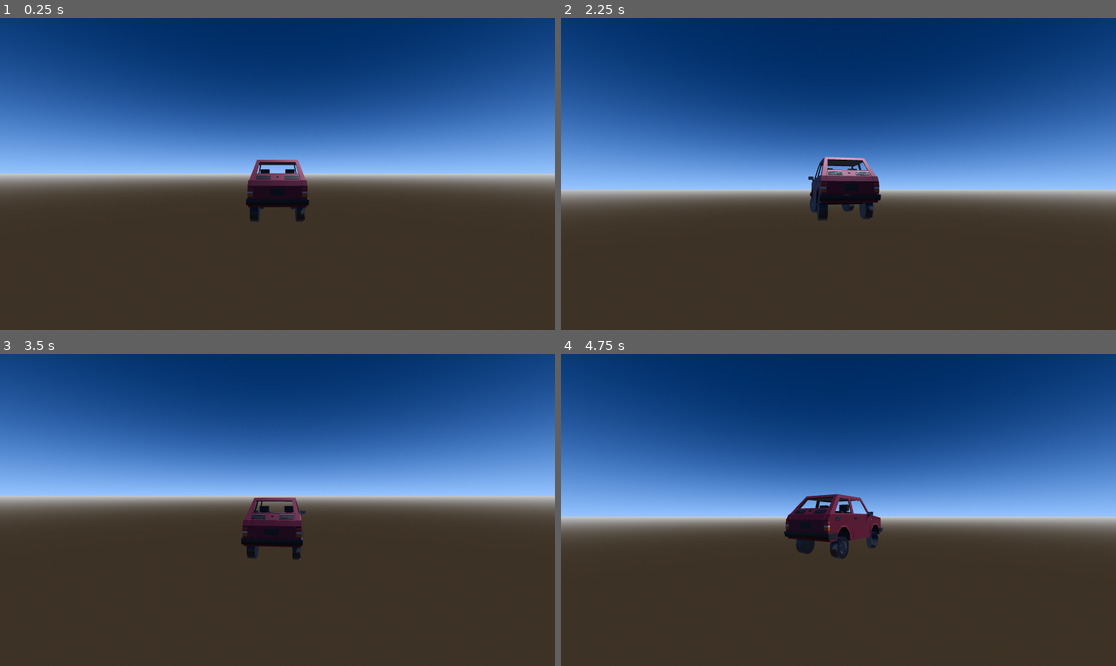
Above: before the commit, frames 1-4 (two rows, left to right).
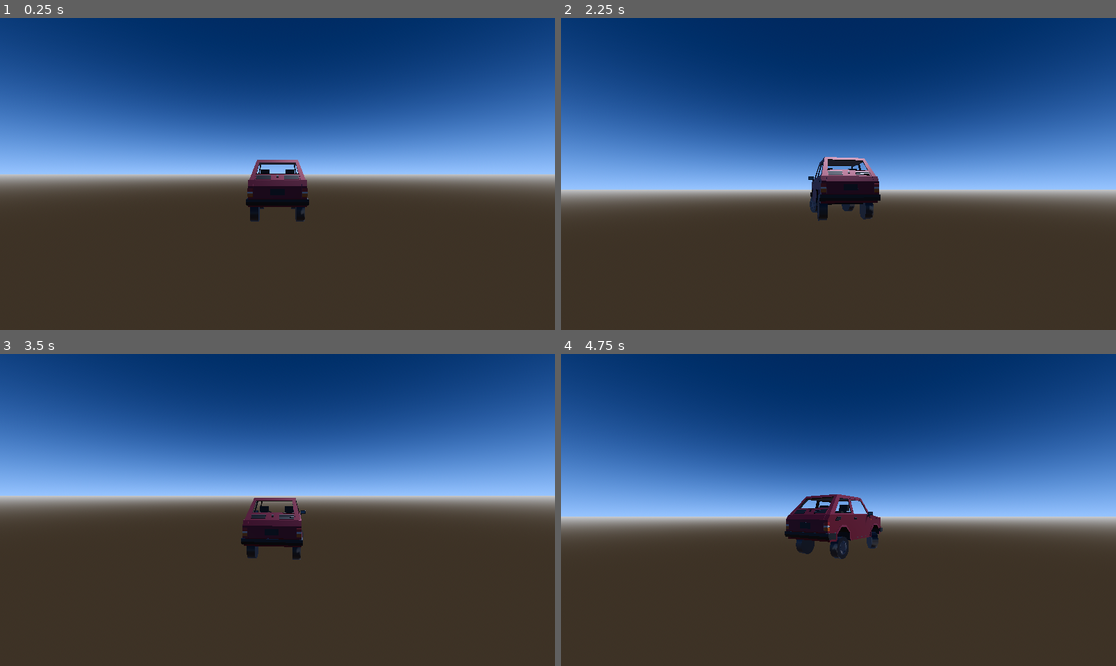
Above: after the commit, the same moments.

Repository: FOSS-Supremacy/OpenLiberty
Game: Godot game, scene res://scenes/single_player.tscn
Same seed, same stepped clock (60 frames per second), same inputs: the game is played once before the commit and once after it.
Inputs (mouse positions are in pixels of both pictures, inside the frame that each line leads up to):
- Up to frame 1 (0.25 s): no input
- Up to frame 2 (2.25 s): tap Enter (ui_accept) at 0.5, 0.77, 1.25, 1.52, 2 s; move the mouse to (866, 174) at 0.52 s; hold D (right) 0.53-1.28 s; tap Down (break) at 0.6 s; click (866, 174) at 0.67 s; move the mouse to (810, 174) at 1.27 s; hold A (left) 1.28-2.03 s; tap - (decrease_music_volume) at 1.35 s; move the mouse to (849, 167) at 2.02 s; hold D (right) from 2.03 s (still down); tap Z (external_lights) at 2.1 s
- Up to frame 3 (3.5 s): keep holding D (right); move the mouse to (271, 516) at 2.77 s; tap Keypad 0 (flycam_backward) at 2.85 s; click (271, 516) at 2.92 s; tap Enter (ui_accept) at 3.02 s
- Up to frame 4 (4.75 s): tap Enter (ui_accept) at 3.5, 3.77, 4.25, 4.52 s; move the mouse to (877, 513) at 3.52 s; release D (right) at 3.53 s; hold Shift (flycam_forward) 3.53-4.28 s; hold A (left) from 3.53 s (still down); move the mouse to (794, 506) at 4.27 s; tap = (increase_music_volume) at 4.35 s

The runs differ from the first frame. In frame 1, 0.3% of the frame differs, in the area x 0-100%, y 45-63%; in frame 2, 0.2%; in frame 3, 0.1%; in frame 4, 0.2%.
Error in both runs: Assertion failed: 7 (res://scripts/map_builder.gd:12)

Commit message:
initial commit

Diff:
--- a/project.godot
+++ b/project.godot
@@ -131,4 +131,5 @@
 
 [rendering]
 
-anti_aliasing/quality/msaa_3d=1
+renderer/rendering_method="gl_compatibility"
+renderer/rendering_method.mobile="gl_compatibility"
Not shown, changed: .gitignore
